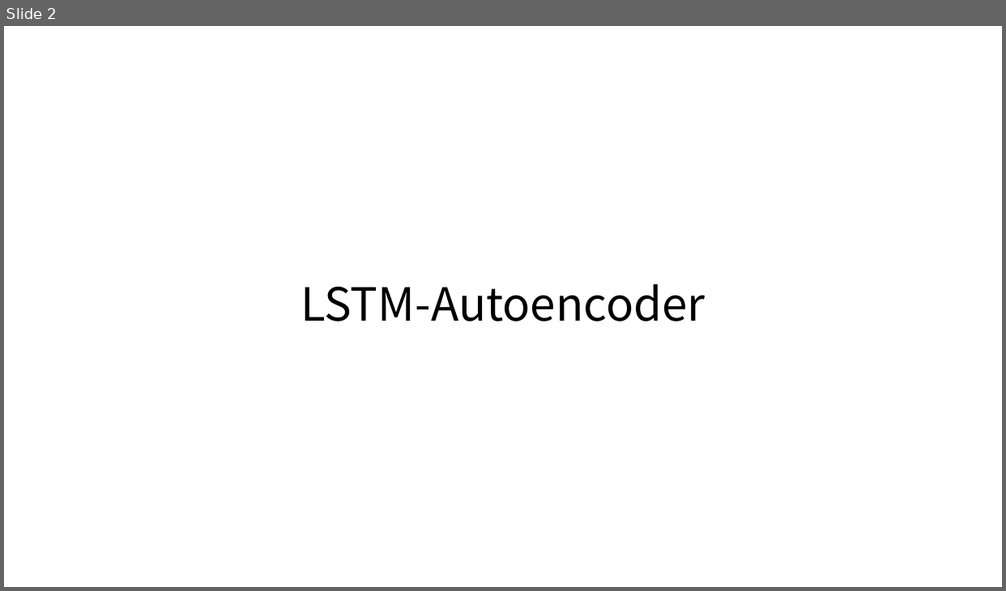
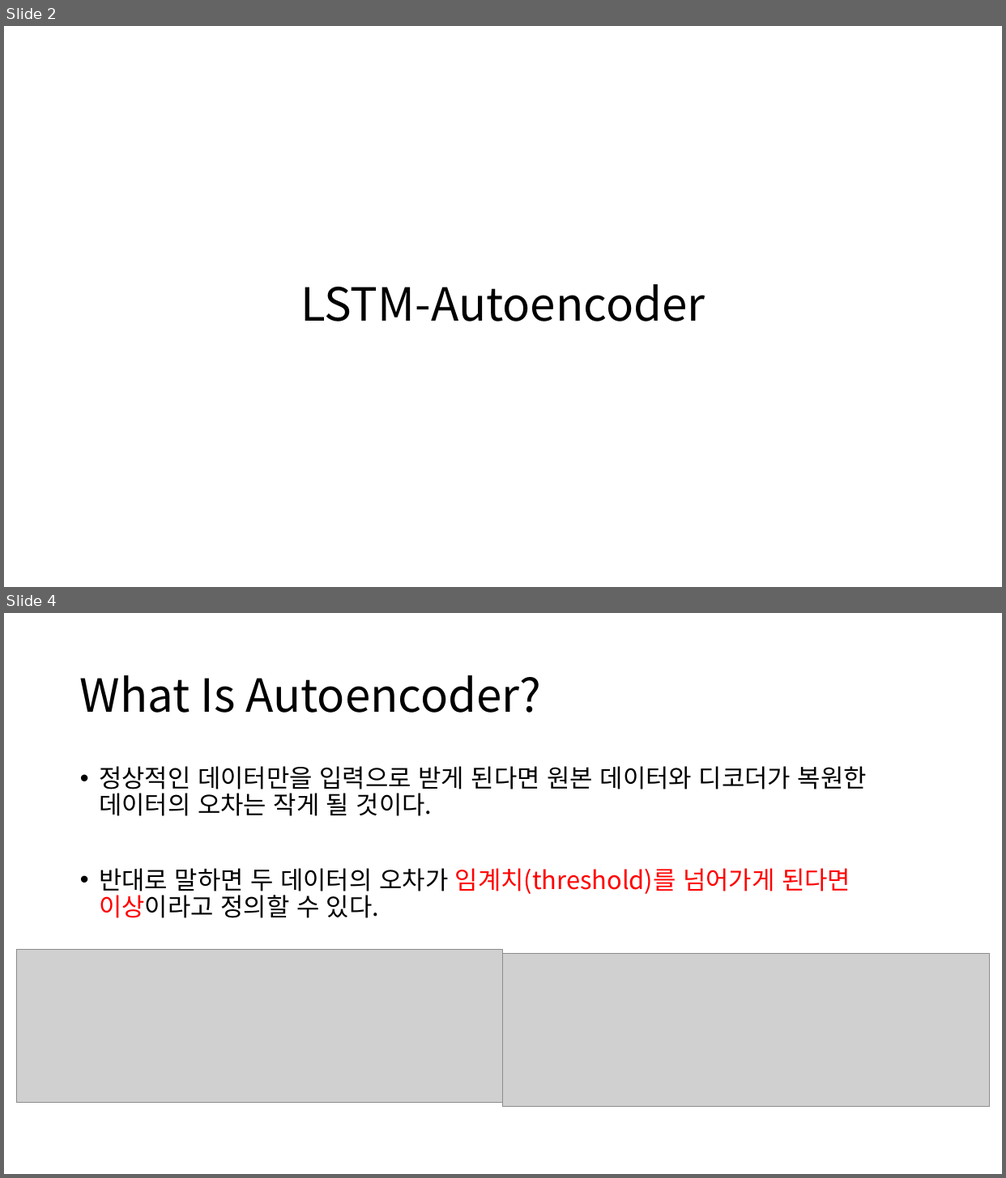
Before and after one commit to Noaplex/capstone, a slide deck: 캡스톤디자인 3주차.pptx. Shown one above the other, each under a label of ours: slide 2 before the commit, slides 2 and 4 after it; the slides between them are not shown. The pictures are 1006x591 and 1006x1178 pixels, drawn with LibreOffice and Linux fonts; fonts in the diff are those of the drawing; grey boxes stand for pictures. Boxes give left, top, right and bottom in pixels: in the first picture for what was removed or moved away, otherwise in the second. Text is boxed around its words. In the diff, an @@ line names an element or a change of style, - is before the commit and + after.

```diff
--- a/캡스톤디자인 3주차.pptx
+++ b/캡스톤디자인 3주차.pptx
@@ slide 4 added at (4, 613, 1002, 1174), background #FFFFFF @@
@@ title added at (80, 675, 541, 713), 44 pt, text #000000 @@
+What Is Autoencoder?
@@ text added at (99, 766, 867, 918), 24 pt, text #000000 @@
+• 정상적인 데이터만을 입력으로 받게 된다면 원본 데이터와 디코더가 복원한 데이터의 오차는 작게 될 것이다.
+• 반대로 말하면 두 데이터의 오차가 임계치(threshold)를 넘어가게 된다면 이상이라고 정의할 수 있다.
@@ picture added at (17, 950, 503, 1103) @@
@@ picture added at (503, 954, 990, 1107) @@
```
Also in this commit, not shown: 3 slides changed, 1 other slide added, 1 slide removed.
